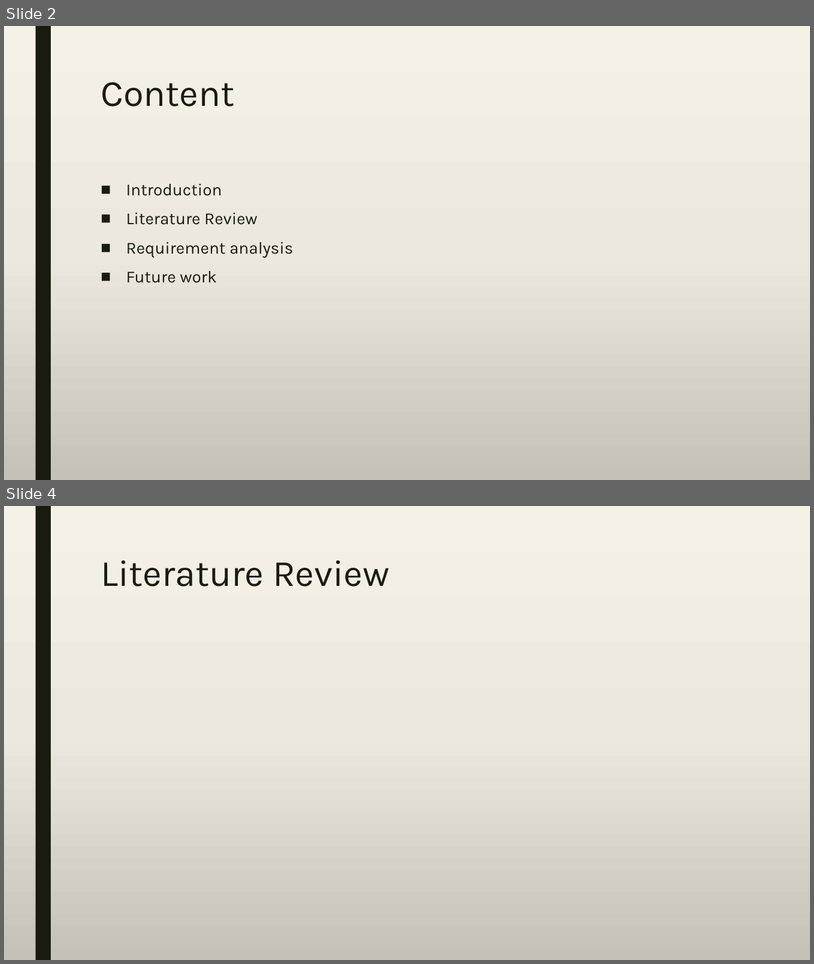
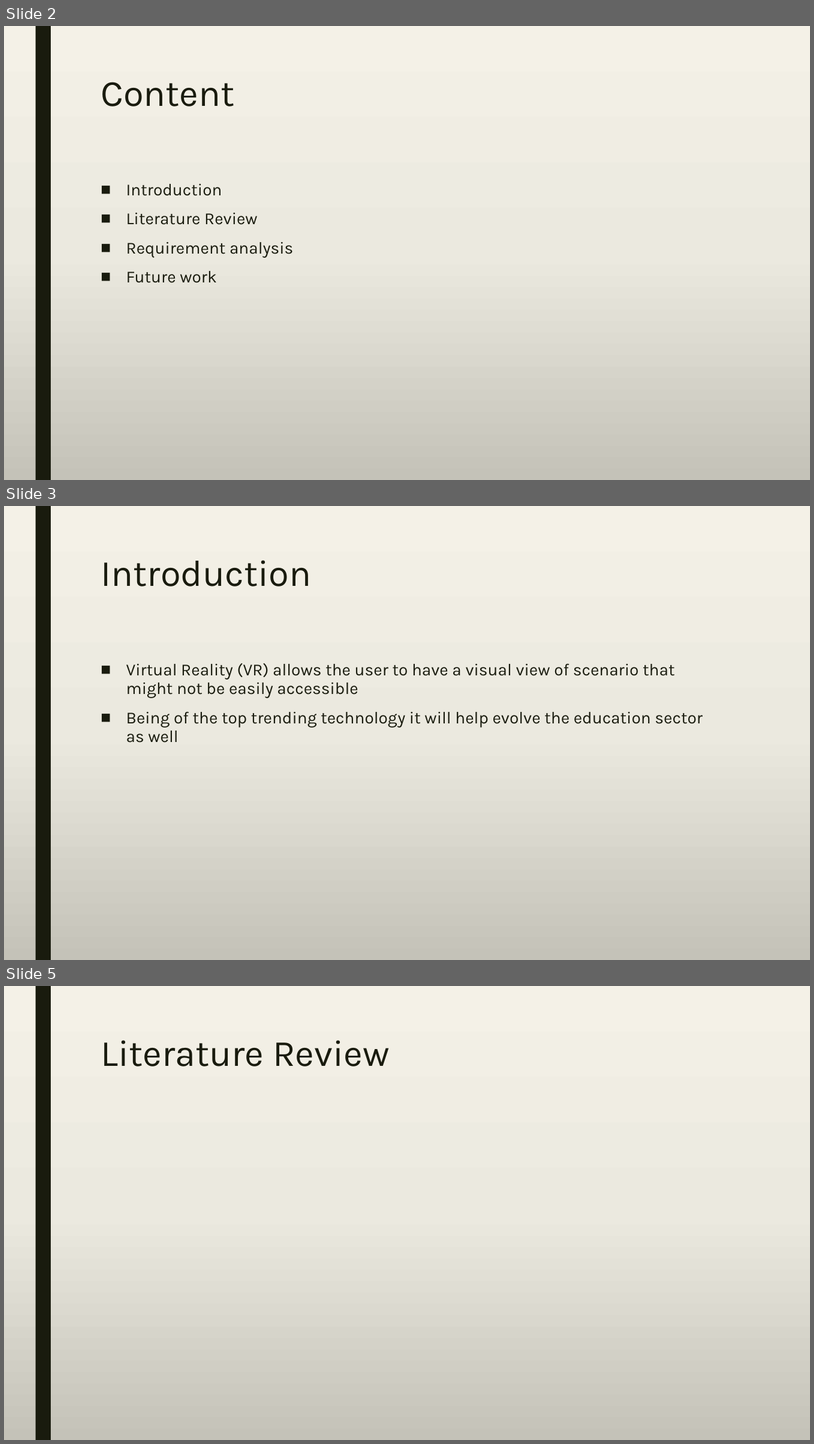
Before and after one commit to A-3li/Capstone, a slide deck: Capstone.pptx. Shown one above the other, each under a label of ours: slides 2 and 4 before the commit, slides 2, 3 and 5 after it; the slides between them are not shown. The pictures are 814x964 and 814x1444 pixels, drawn with LibreOffice and Linux fonts; fonts in the diff are those of the drawing. Boxes give left, top, right and bottom in pixels: in the first picture for what was removed or moved away, otherwise in the second. Text is boxed around its words. In the diff, an @@ line names an element or a change of style, - is before the commit and + after.

```diff
--- a/Capstone.pptx
+++ b/Capstone.pptx
@@ slide 3 added at [4, 506, 810, 960], background gradient #F4F2E7 to #EBEAE0 to #C4C3B9; not listed: 1 template element that a slide beside it also shows @@
@@ title added at [101, 560, 311, 586], 44 pt, text #191B0E @@
+Introduction
@@ text added at [126, 663, 703, 742], 20 pt, text #191B0E @@
+■ Virtual Reality (VR) allows the user to have a visual view of scenario that might not be easily accessible
+■ Being of the top trending technology it will help evolve the education sector as well
@@ what was slide 4 is now slide 5 @@
```
Also in this commit, not shown: 1 other slide added, 1 slide removed.
